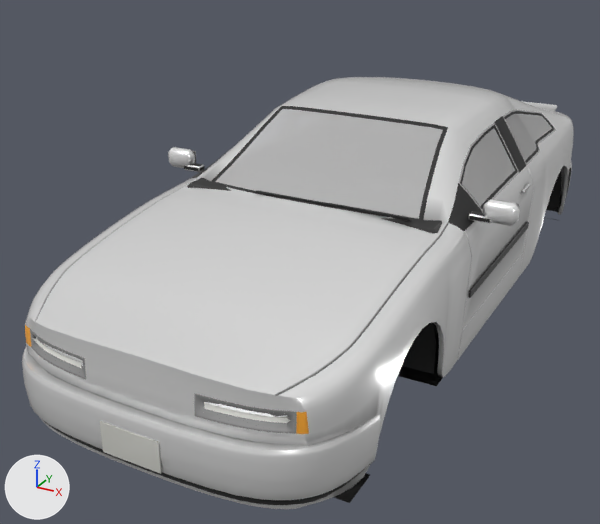
The glTF model public/models/coupe.glb: old version first, new version second.
Camera for both pictures: a camera (50 mm lens) standing at (1.98, -4.37, 2.41) and looking at (-0.27, -0.28, 0.37). The axes (+X, +Y, +Z) are drawn at lower left. The lights are the same throughout. The picture after the commit comes second. Objects named as collision shapes, trigger or cutter boxes, shadow casters or lower levels of detail are left out. Vertices at exactly the same position are counted once.

In view in the first picture: 'LOD0'.
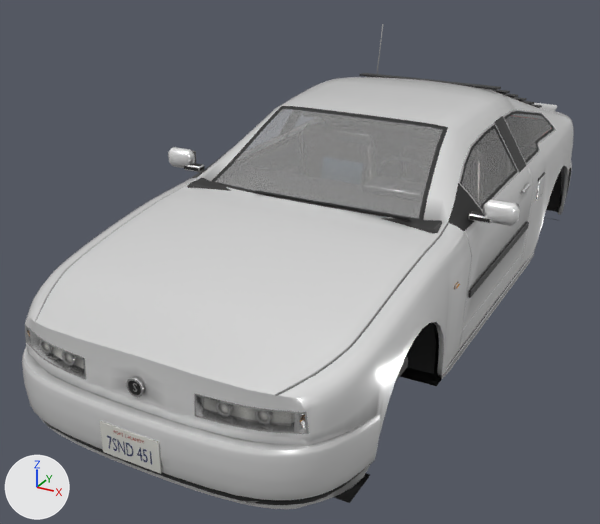
Changed parts and their boxes [x1, y1, x2, y2] in the pictures (600 x 524 px):
'LOD0', reshaped (12% taller): before [22, 77, 574, 509]; after [22, 24, 574, 509]
part 1 of me_lod0, added: after [537, 175, 545, 199]
part 2 of me_lod0, added (mostly hidden): after [396, 356, 408, 380]
part 3 of me_lod0, added: after [441, 252, 534, 379]
part 4 of me_lod0, added: after [336, 130, 371, 145]
part 5 of me_lod0, added: after [280, 165, 299, 173]
part 6 of me_lod0, reshaped: before [31, 115, 552, 431]; after [25, 24, 552, 504]
part 7 of me_lod0, recoloured: [30, 77, 544, 434] in both
part 8 of me_lod0, recoloured: [278, 110, 526, 168] in both
part 9 of me_lod0, recoloured: before [25, 325, 309, 434]

The change, as a diff of the scene's bpy script:
```diff
--- a/public/models/coupe.glb.py
+++ b/public/models/coupe.glb.py
@@ mat_lamp_rev @@
+mat_lamp_rev = bpy.data.materials.new('lamp_rev')
+mat_lamp_rev.use_nodes = True; mat_lamp_rev.node_tree.nodes.clear()
+_N = mat_lamp_rev.node_tree.nodes; _L = mat_lamp_rev.node_tree.links
+n0 = _N.new('ShaderNodeBsdfPrincipled'); n0.name = 'Principled BSDF'
+n0.inputs[2].default_value = 0.1  # 'Roughness'
+n1 = _N.new('ShaderNodeOutputMaterial'); n1.name = 'Material Output'
+n2 = _N.new('ShaderNodeVertexColor'); n2.name = 'Color Attribute'
+_L.new(n0.outputs[0], n1.inputs[0])  # 'BSDF' to 'Surface'
+_L.new(n2.outputs[0], n0.inputs[0])  # 'Color' to 'Base Color'
@@ mat_lamp_brake @@
+mat_lamp_brake = bpy.data.materials.new('lamp_brake')
+mat_lamp_brake.use_nodes = True; mat_lamp_brake.node_tree.nodes.clear()
+_N = mat_lamp_brake.node_tree.nodes; _L = mat_lamp_brake.node_tree.links
+n0 = _N.new('ShaderNodeBsdfPrincipled'); n0.name = 'Principled BSDF'
+n0.inputs[2].default_value = 0.1  # 'Roughness'
+n1 = _N.new('ShaderNodeOutputMaterial'); n1.name = 'Material Output'
+n2 = _N.new('ShaderNodeVertexColor'); n2.name = 'Color Attribute'
+_L.new(n0.outputs[0], n1.inputs[0])  # 'BSDF' to 'Surface'
+_L.new(n2.outputs[0], n0.inputs[0])  # 'Color' to 'Base Color'
@@ mat_lamp_ind @@
+mat_lamp_ind = bpy.data.materials.new('lamp_ind')
+mat_lamp_ind.use_nodes = True; mat_lamp_ind.node_tree.nodes.clear()
+_N = mat_lamp_ind.node_tree.nodes; _L = mat_lamp_ind.node_tree.links
+n0 = _N.new('ShaderNodeBsdfPrincipled'); n0.name = 'Principled BSDF'
+n0.inputs[2].default_value = 0.1  # 'Roughness'
+n1 = _N.new('ShaderNodeOutputMaterial'); n1.name = 'Material Output'
+n2 = _N.new('ShaderNodeVertexColor'); n2.name = 'Color Attribute'
+_L.new(n0.outputs[0], n1.inputs[0])  # 'BSDF' to 'Surface'
+_L.new(n2.outputs[0], n0.inputs[0])  # 'Color' to 'Base Color'
@@ mat_lamp_drl @@
+mat_lamp_drl = bpy.data.materials.new('lamp_drl')
+mat_lamp_drl.use_nodes = True; mat_lamp_drl.node_tree.nodes.clear()
+_N = mat_lamp_drl.node_tree.nodes; _L = mat_lamp_drl.node_tree.links
+n0 = _N.new('ShaderNodeBsdfPrincipled'); n0.name = 'Principled BSDF'
+n0.inputs[2].default_value = 0.1  # 'Roughness'
+n1 = _N.new('ShaderNodeOutputMaterial'); n1.name = 'Material Output'
+n2 = _N.new('ShaderNodeVertexColor'); n2.name = 'Color Attribute'
+_L.new(n0.outputs[0], n1.inputs[0])  # 'BSDF' to 'Surface'
+_L.new(n2.outputs[0], n0.inputs[0])  # 'Color' to 'Base Color'
@@ mat_gloss @@
+mat_gloss = bpy.data.materials.new('gloss')
+mat_gloss.use_nodes = True; mat_gloss.node_tree.nodes.clear()
+_N = mat_gloss.node_tree.nodes; _L = mat_gloss.node_tree.links
+n0 = _N.new('ShaderNodeBsdfPrincipled'); n0.name = 'Principled BSDF'
+n0.inputs[2].default_value = 0.06  # 'Roughness'
+n1 = _N.new('ShaderNodeOutputMaterial'); n1.name = 'Material Output'
+n2 = _N.new('ShaderNodeVertexColor'); n2.name = 'Color Attribute'
+_L.new(n0.outputs[0], n1.inputs[0])  # 'BSDF' to 'Surface'
+_L.new(n2.outputs[0], n0.inputs[0])  # 'Color' to 'Base Color'
@@ me_lod0 @@
-me_lod0.from_pydata(...)  # 4647 vertices, 8700 faces; spans x -1.07..1.07, y -2.22..2.17, z 0.17..1.32
+me_lod0.from_pydata(...)  # 7270 vertices, 12843 faces; spans x -1.07..1.07, y -2.22..2.18, z 0.1..1.49
+# me_lod0 part 1: the loose piece of 24 vertices spanning x 0.88..0.9, y -0.6..0.54, z 0.53..0.58 is copied, and the copy is scaled about its middle by (0.732, 0.131, 3.27), then moved by (0.0, 0.81, 0.18), in mat_paint; it spans x 0.88..0.89, y 0.7..0.85, z 0.66..0.8
+# me_lod0 part 2: the loose piece of 24 vertices spanning x 0.88..0.9, y -0.6..0.54, z 0.53..0.58 is copied, and the copy is scaled about its middle by (3.54, 0.135, 1.38), then moved by (-0.09, -1.29, -0.08); it spans x 0.77..0.82, y -1.41..-1.24, z 0.44..0.51
+# me_lod0 part 3: the loose piece of 24 vertices spanning x 0.88..0.9, y -0.6..0.54, z 0.53..0.58 is copied, and the copy is scaled about its middle by (0.732, 1.58, 0.646), then moved by (-0.02, 0.03, -0.33); it spans x 0.87..0.88, y -0.89..0.89, z 0.2..0.23
+# me_lod0 part 4: the loose piece of 24 vertices spanning x 0.18..0.54, y -0.41..-0.23, z 0.92..0.99 is copied, and the copy is scaled about its middle by (0.635, 0.0816, 1.06), then moved by (-0.36, 0.18, 0.2); it spans x -0.11..0.11, y -0.15..-0.13, z 1.12..1.18
+# me_lod0 part 5: the loose piece of 24 vertices spanning x -0.9..-0.87, y 0.32..0.47, z 0.82..0.84 is copied, and the copy is scaled about its middle by (3.56, 3.55, 2.06), then moved by (0.15, -0.17, -0.14); it spans x -0.77..-0.7, y -0.03..0.49, z 0.67..0.71
+# me_lod0 part 6: 22 vertices moved from x -0.75..0.75, y -2.12..2.03, z 0.57..0.84 to x -0.76..0.75, y -2.12..2.03, z 0.57..0.84; 90 vertices removed from x -0.75..0.75, y -2.14..2.08, z 0.55..0.84; 2281 vertices added at x -0.79..0.89, y -2.22..2.18, z 0.11..1.49
+# me_lod0 part 7: 1341 kept faces spanning x -0.89..0.89, y -2.15..2.17, z 0.17..1.28 get new vertex colours
+# me_lod0 part 8: 18 faces spanning x -0.83..0.83, y 0.42..0.58, z 0.91..1.2 switch from mat_trim to mat_gloss
+# me_lod0 part 9: 16 faces spanning x -0.74..0.74, y -2.05..-2.04, z 0.54..0.64 switch from mat_lamp_head to mat_glass
+# other edits to the shape of me_lod0 do not show in these pictures
 me_lod0.materials.append(mat_paint)
@@ me_lod0 @@
 me_lod0.materials.append(mat_interior)
+me_lod0.materials.append(mat_lamp_brake)
+me_lod0.materials.append(mat_lamp_rev)
+me_lod0.materials.append(mat_lamp_ind)
+me_lod0.materials.append(mat_lamp_drl)
```
